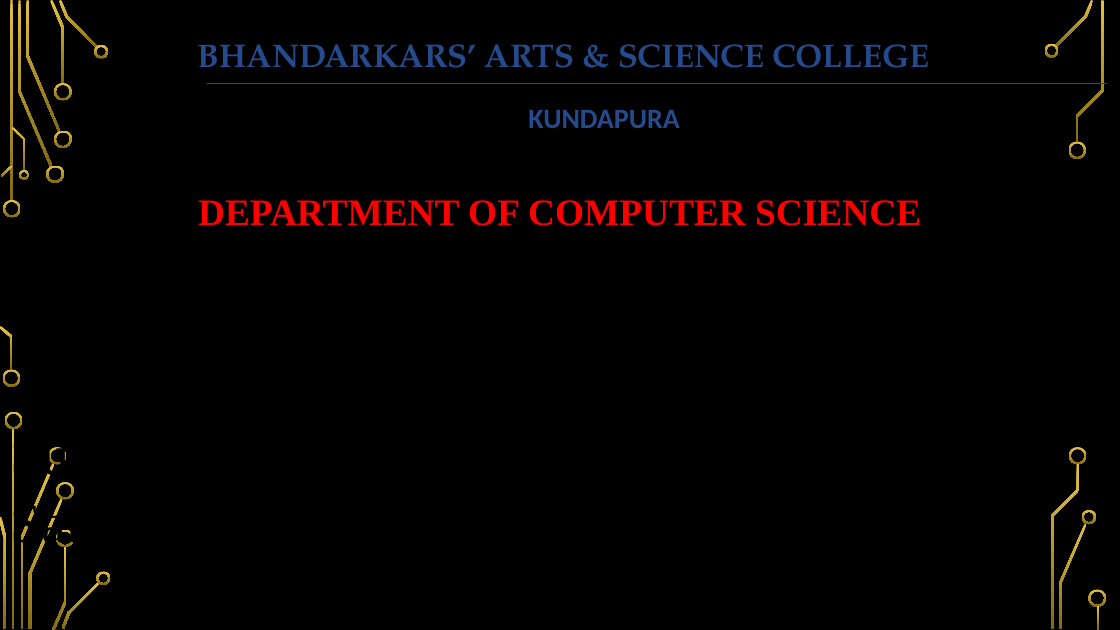
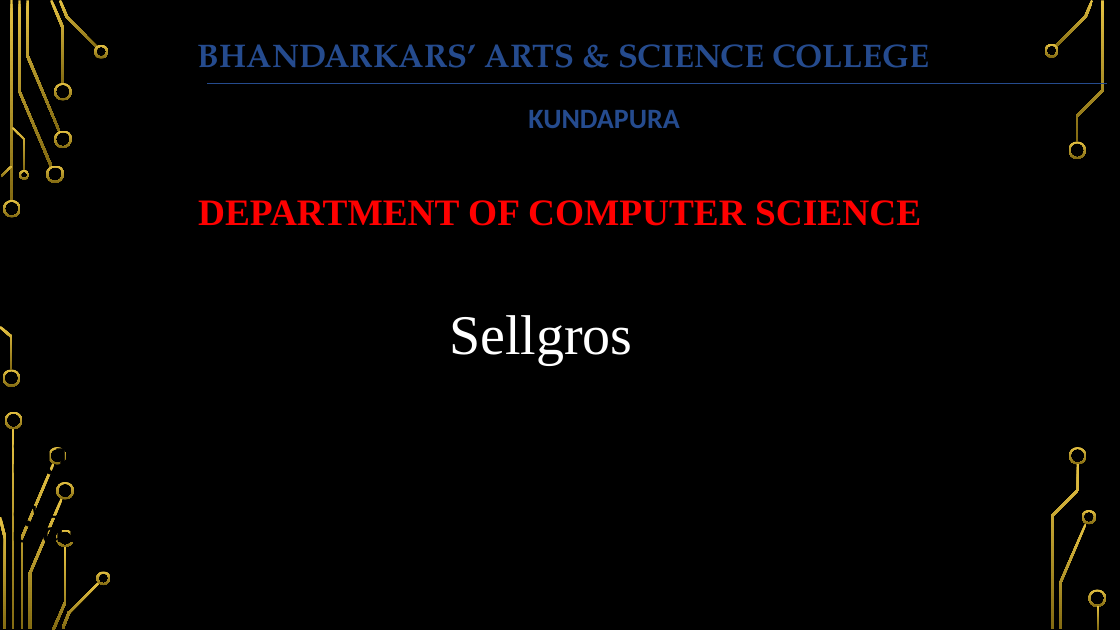
Before and after one commit to sarveshbhat/Clgproject-BCK, a slide deck: slide 1 of database ppt.pptx. Drawn at 1120x630 pixels with LibreOffice and Linux fonts; fonts in the diff are those of the drawing; background and template pictures are left out. Boxes give left, top, right and bottom in pixels: in the first picture for what was removed or moved away, otherwise in the second. Text is boxed around its words. In the diff, an @@ line names an element or a change of style, - is before the commit and + after.

```diff
--- a/database ppt.pptx
+++ b/database ppt.pptx
@@ text "Sellgros" at (449,315,632,365): text colour #000000 to #FFFFFF @@
```
Also in this commit, not shown: 2 other slides changed, 26 slides added, 5 slides removed, 16 other files.
